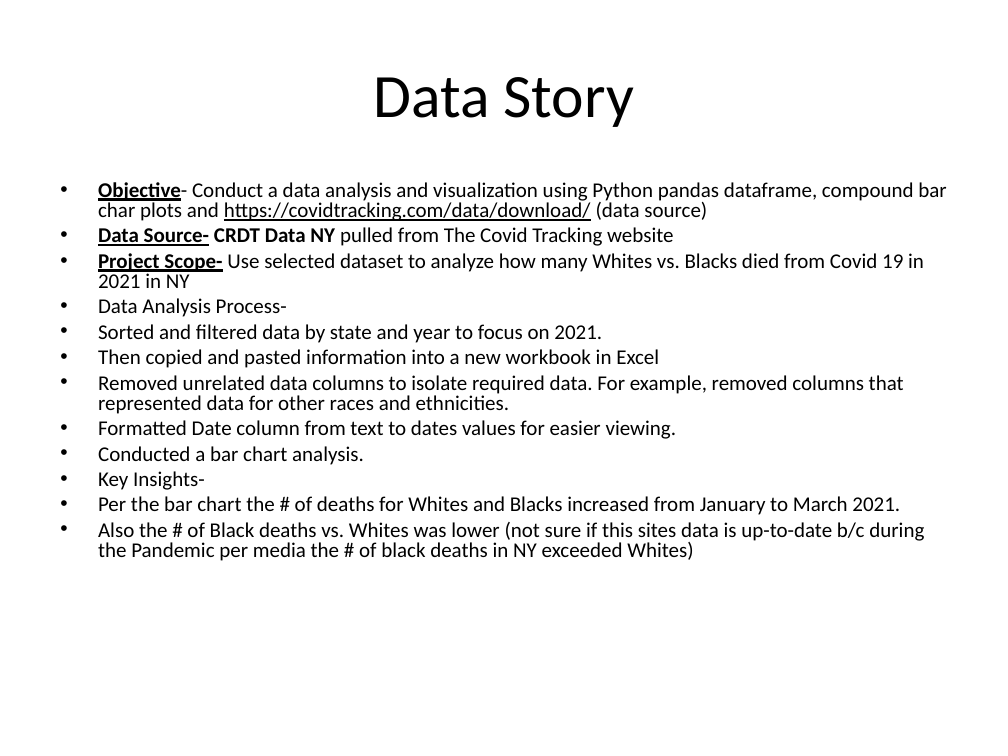
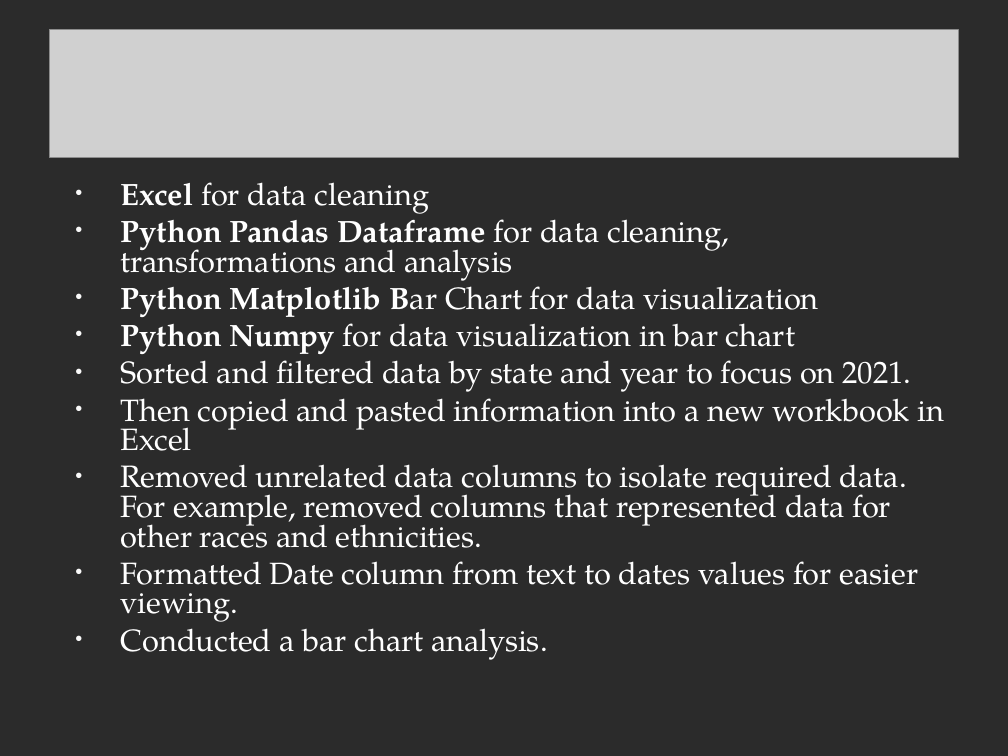
Before and after one commit to chavjohn/chavjohn, a slide deck: slide 4 of CAPSTONE PROJECT.ppt (slide 3 before the commit). Drawn at 1008x756 pixels with LibreOffice and Linux fonts; fonts in the diff are those of the drawing; grey boxes stand for pictures; background and template pictures are left out; a plain dark background stands for a picture behind light text. Boxes give left, top, right and bottom in pixels: in the first picture for what was removed or moved away, otherwise in the second. Text is boxed around its words. In the diff, an @@ line names an element or a change of style, - is before the commit and + after.

```diff
--- a/CAPSTONE PROJECT.ppt
+++ b/CAPSTONE PROJECT.ppt
@@ background #FFFFFF to picture (left out) @@
@@ picture added at box(49, 29, 958, 157) @@
@@ title removed at box(374, 77, 634, 127) @@
-Data Story
@@ text at box(121, 182, 819, 354): text changed; size 15 to 22 pt; font Calibri to TeX Gyre Pagella; text colour #000000 to #FFFFFF @@
-• Objective- Conduct a data analysis and visualization using Python pandas dataframe, compound bar char plots and https://covidtracking.com/data/download/ (data source)
-• Data Source- CRDT Data NY pulled from The Covid Tracking website
-• Project Scope- Use selected dataset to analyze how many Whites vs. Blacks died from Covid 19 in 2021 in NY
-• Data Analysis Process-
+• Excel for data cleaning
+• Python Pandas Dataframe for data cleaning, transformations and analysis
+• Python Matplotlib Bar Chart for data visualization
+• Python Numpy for data visualization in bar chart
@@ text at box(121, 351, 945, 660): size 15 to 22 pt, font Calibri to TeX Gyre Pagella, text colour #000000 to #FFFFFF in "Sorted and filtered data by state and ...", "Then copied and pasted information into a ...", "Removed unrelated data columns to isolate required ...", "Formatted Date column from text to dates ..." and 1 more places; indent changed; more space between paragraphs; bullet colour #000000 to #F9F9F9 @@
@@ text at box(98, 471, 924, 561): paragraphs removed @@
-• Key Insights-
-• Per the bar chart the # of deaths for Whites and Blacks increased from January to March 2021.
-• Also the # of Black deaths vs. Whites was lower (not sure if this sites data is up-to-date b/c during the Pandemic per media the # of black deaths in NY exceeded Whites)
```
Also in this commit, not shown: 1 other slide changed, 4 slides added, 1 slide removed.
